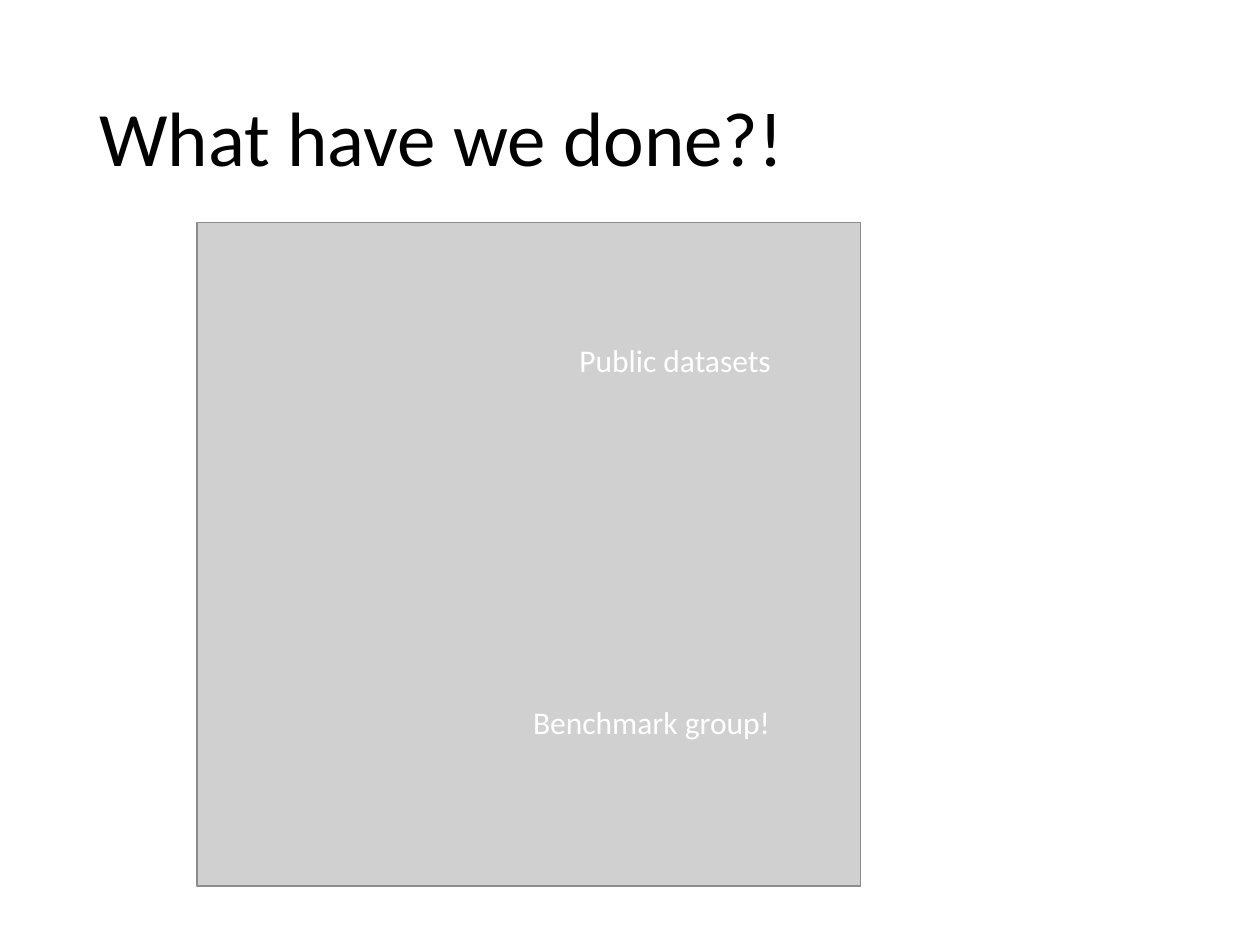
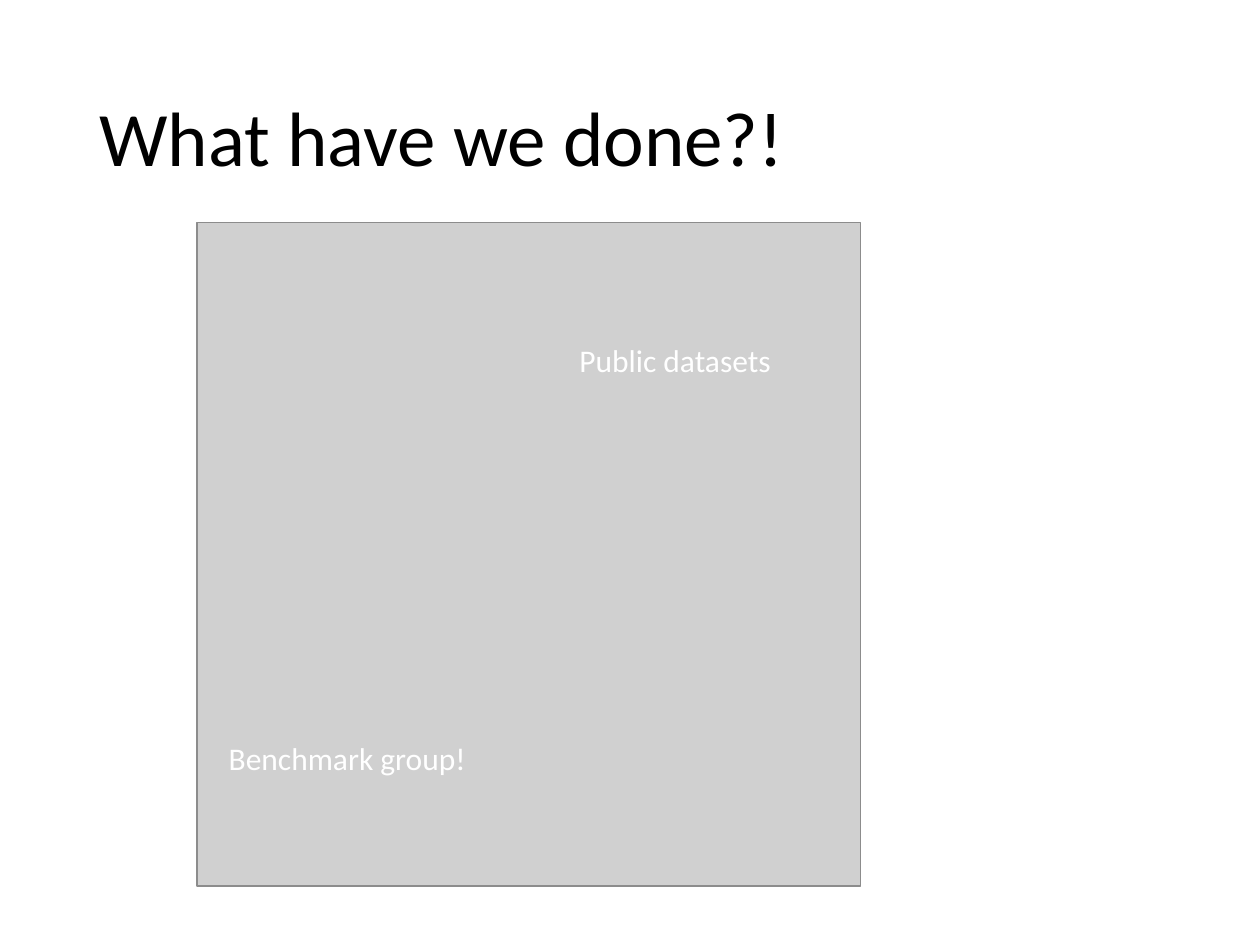
Before and after one commit to AMR-Hackathon-2021/benchmarking_datasets, a slide deck: slide 2 of data/notes/HackathonDataProgress_FINAL.pptx. Drawn at 1260x945 pixels with LibreOffice and Linux fonts; fonts in the diff are those of the drawing; grey boxes stand for pictures. Boxes give left, top, right and bottom in pixels: in the first picture for what was removed or moved away, otherwise in the second. Text is boxed around its words. In the diff, an @@ line names an element or a change of style, - is before the commit and + after.

```diff
--- a/data/notes/HackathonDataProgress_FINAL.pptx
+++ b/data/notes/HackathonDataProgress_FINAL.pptx
@@ text "Benchmark group!": place and size @@
-text "Benchmark group!" at <box>533,712,770,739</box>
+text "Benchmark group!" at <box>229,748,465,775</box>
```
Also in this commit, not shown: 1 other slide changed, 1 other file.
